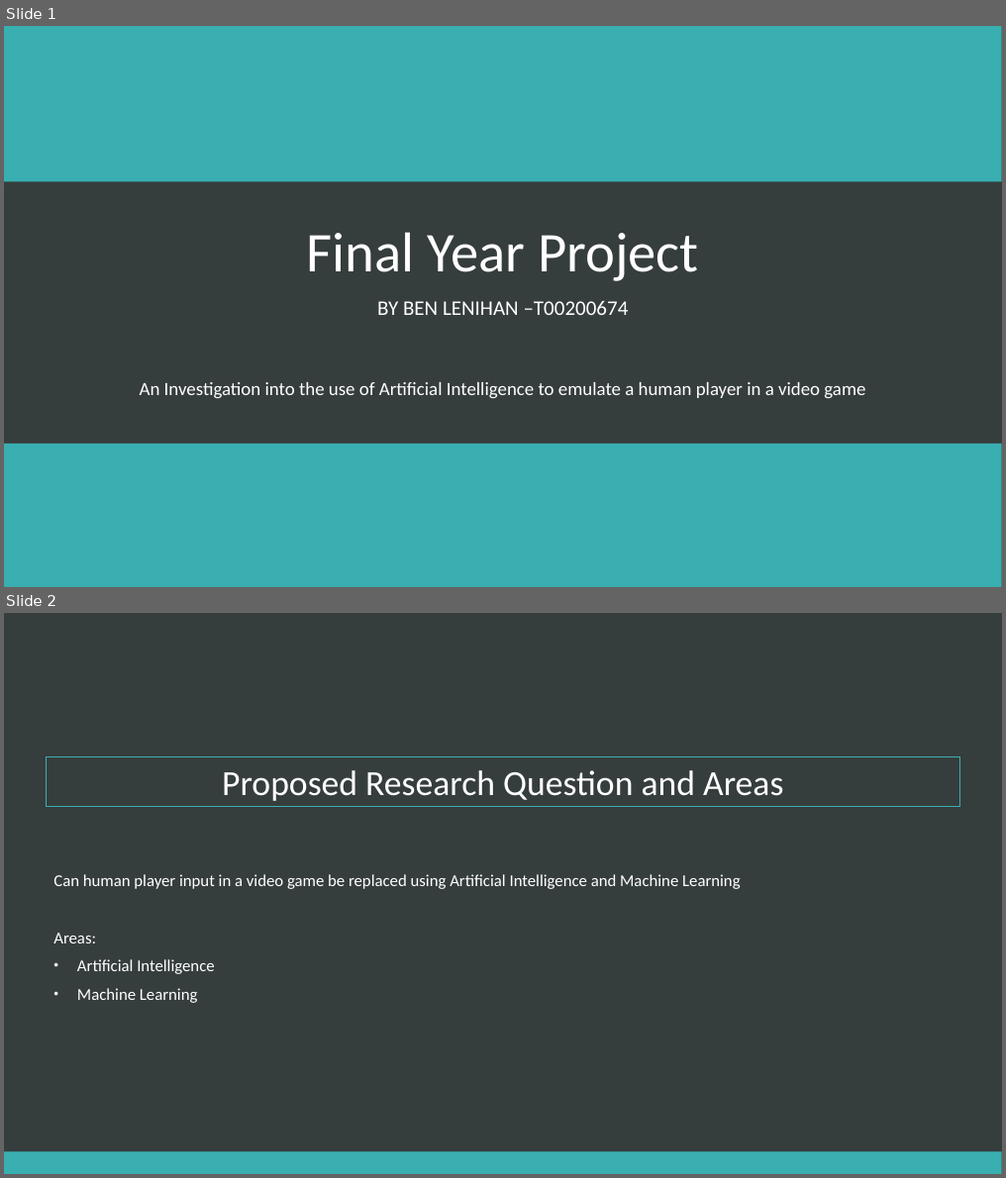
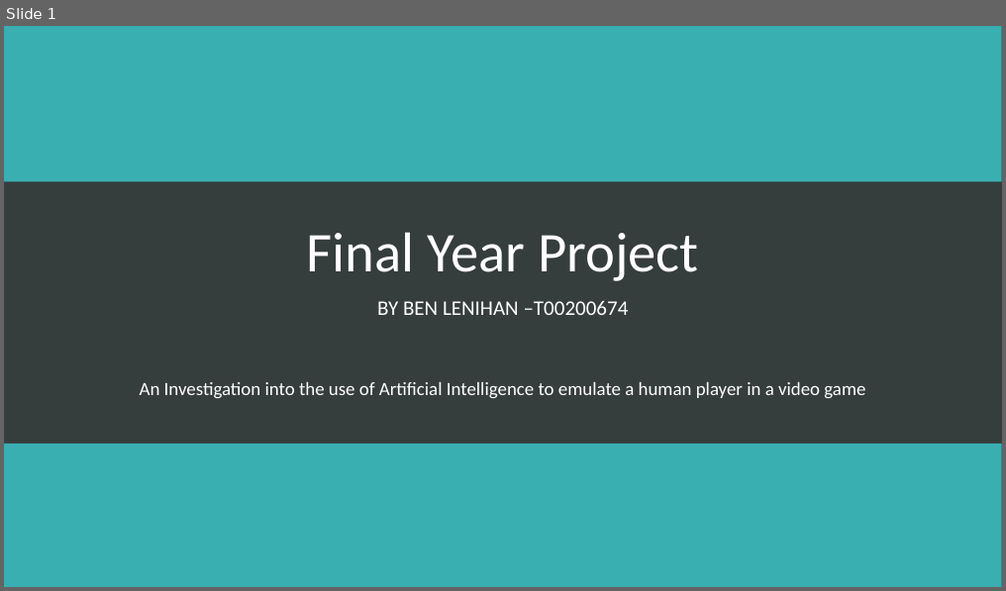
Before and after one commit to SpartanC322/FinalYearProject, a slide deck: Final Year Project.pptm. Shown one above the other, each under a label of ours: slides 1 and 2 before the commit, slide 1 after it. The pictures are 1006x1178 and 1006x591 pixels, drawn with LibreOffice and Linux fonts; fonts in the diff are those of the drawing. Boxes give left, top, right and bottom in pixels: in the first picture for what was removed or moved away, otherwise in the second. Text is boxed around its words. In the diff, an @@ line names an element or a change of style, - is before the commit and + after.

```diff
--- a/Final Year Project.pptm
+++ b/Final Year Project.pptm
@@ slide 2 removed at (4, 613, 1002, 1174), background #363D3D @@
@@ title removed at (47, 758, 960, 807) @@
-Proposed Research Question and Areas
@@ text removed at (54, 874, 741, 1003) @@
-Can human player input in a video game be replaced using Artificial Intelligence and Machine Learning
-Areas:
-• Artificial Intelligence
-• Machine Learning
@@ rectangle removed at (4, 1152, 1002, 1174) @@
```
Also in this commit, not shown: 4 slides added.
